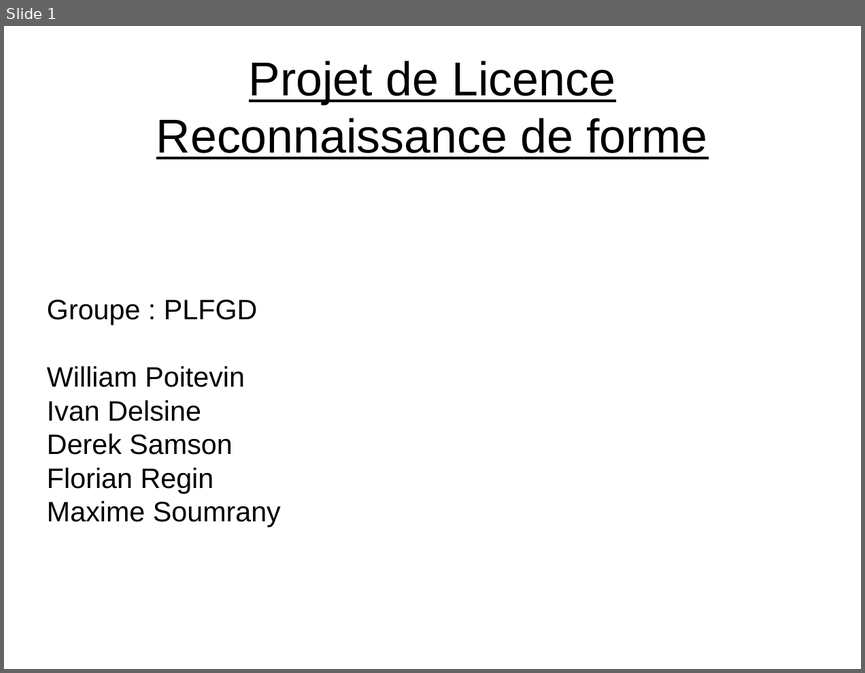
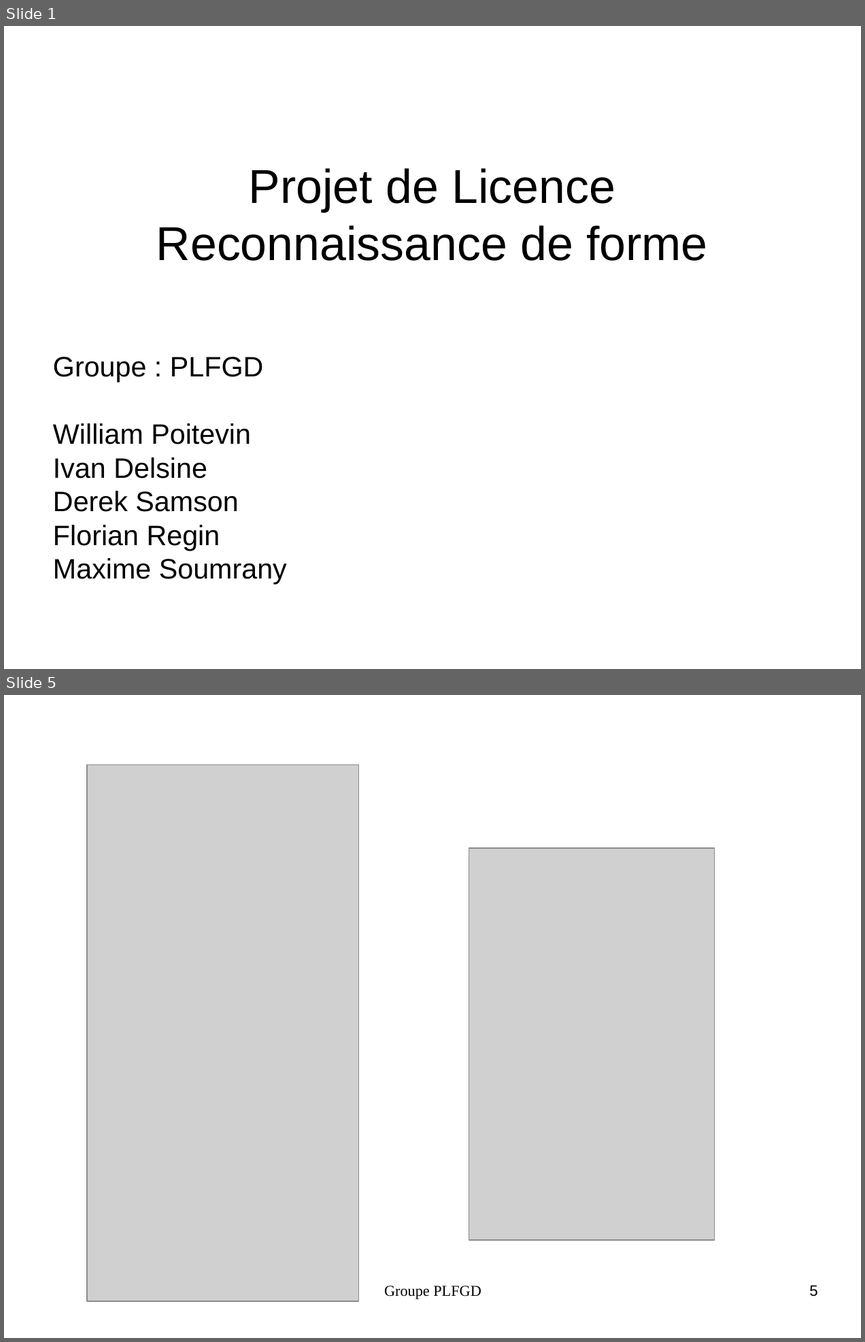
Before and after one commit to Ainorte/PLFGD, a slide deck: Documentation/Diapo.odp. Shown one above the other, each under a label of ours: slide 1 before the commit, slides 1 and 5 after it; the slides between them are not shown. The pictures are 865x673 and 865x1342 pixels, drawn with LibreOffice and Linux fonts; fonts in the diff are those of the drawing; grey boxes stand for pictures. Boxes give left, top, right and bottom in pixels: in the first picture for what was removed or moved away, otherwise in the second. Text is boxed around its words. In the diff, an @@ line names an element or a change of style, - is before the commit and + after.

```diff
--- a/Documentation/Diapo.odp
+++ b/Documentation/Diapo.odp
@@ slide 5 added at (x1=4, y1=695, x2=861, y2=1338), background #FFFFFF @@
@@ picture added at (x1=87, y1=765, x2=360, y2=1302) @@
@@ picture added at (x1=469, y1=848, x2=714, y2=1240) @@
@@ text added at (x1=384, y1=1285, x2=481, y2=1299), 14 pt, text #000000 @@
+Groupe PLFGD
@@ page number added at (x1=809, y1=1285, x2=817, y2=1296), 14 pt, text #000000 @@
+5
@@ slide 1 changed as well @@
@@ title "Projet de Licence Reconnaissance de ..." moved from (x1=156, y1=61, x2=707, y2=159) to (x1=156, y1=168, x2=707, y2=261) @@
@@ title "Projet de Licence Reconnaissance de ..." at (x1=156, y1=168, x2=707, y2=261): underline off @@
@@ subtitle "Groupe : PLFGD" moved from (x1=47, y1=299, x2=281, y2=527) to (x1=53, y1=356, x2=287, y2=584) @@
```
Also in this commit, not shown: 1 other slide changed, 8 other slides added, 5 slides removed.
